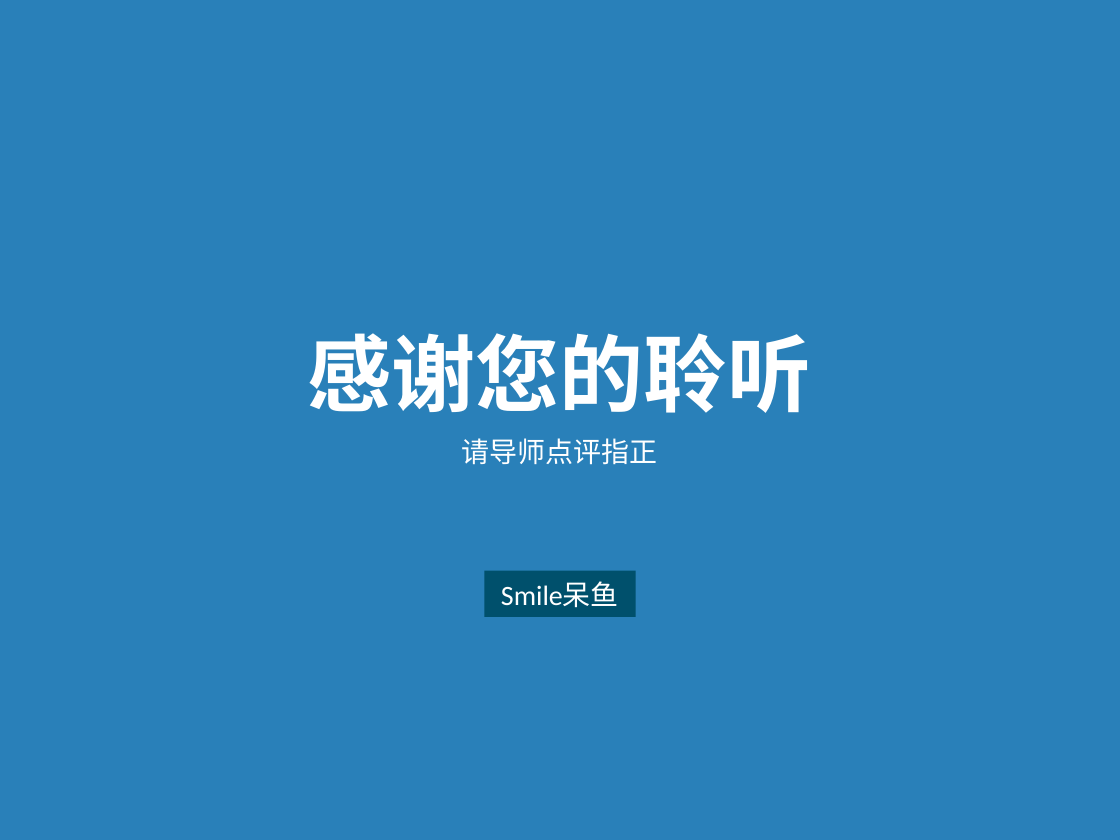
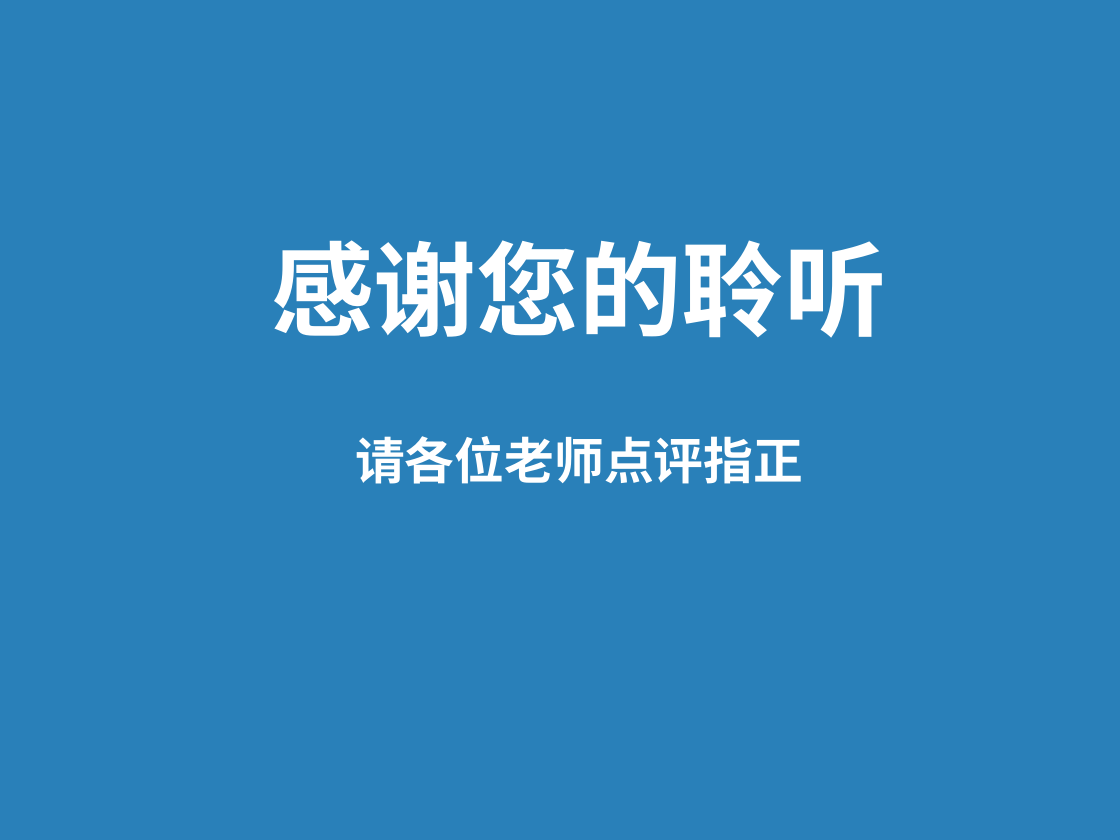
Before and after one commit to ky4910/KimThesis, a slide deck: slide 34 of 答辩_0610_JY.ppt (slide 25 before the commit). Drawn at 1120x840 pixels with LibreOffice and Linux fonts; fonts in the diff are those of the drawing; background and template pictures are left out; a plain dark background stands for a picture behind light text. Boxes give left, top, right and bottom in pixels: in the first picture for what was removed or moved away, otherwise in the second. Text is boxed around its words. In the diff, an @@ line names an element or a change of style, - is before the commit and + after.

Commit message:
PPT Done Version-1

```diff
--- a/答辩_0610_JY.ppt
+++ b/答辩_0610_JY.ppt
@@ text "感谢您的聆听": place and size @@
-text "感谢您的聆听" at (308,333,812,413)
+text "感谢您的聆听" at (271,240,887,338)
@@ text "感谢您的聆听" at (271,240,887,338): size 54 to 66 pt @@
@@ text at (355,436,803,484): text changed; size 18 to 32 pt; bold on @@
-请导师点评指正
+请各位老师点评指正
@@ rectangle removed at (484,571,635,617) @@
-Smile呆鱼
```
Also in this commit, not shown: 5 other slides changed, 20 slides added, 13 slides removed, 1 other file.
